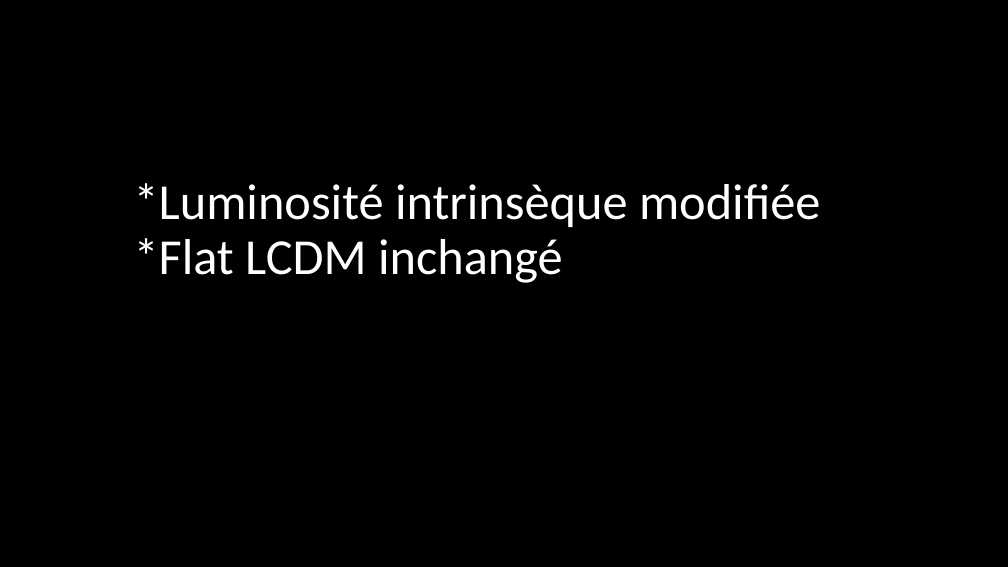
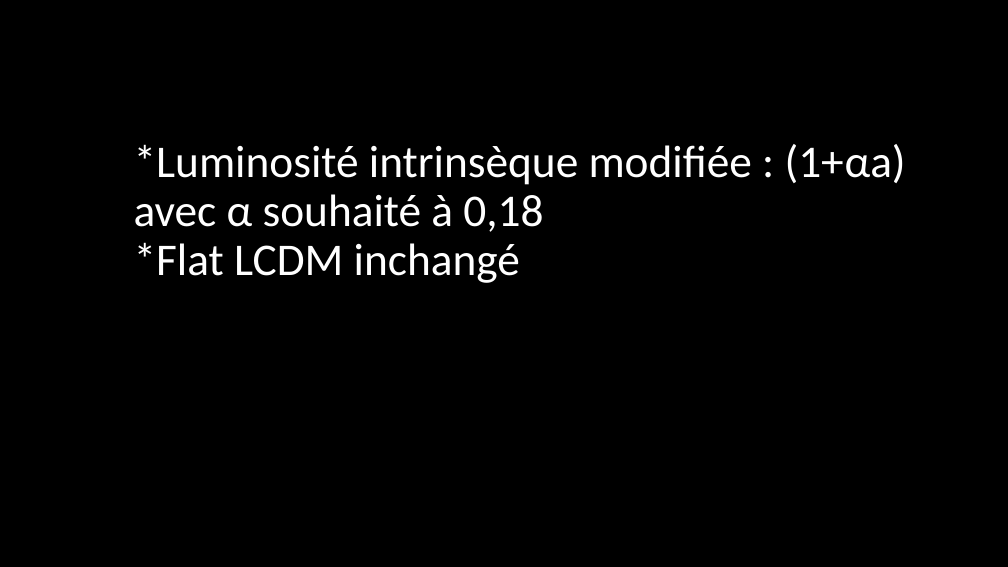
Before and after one commit to EmileD123/projet_recherche_DOSSO_Emile, a slide deck: slide 12 of 2-modèle G modifié/calibration/Récapitulatif chi2,HD,résidus.pptx (slide 11 before the commit). Drawn at 1008x567 pixels with LibreOffice and Linux fonts; fonts in the diff are those of the drawing. Boxes give left, top, right and bottom in pixels: in the first picture for what was removed or moved away, otherwise in the second. Text is boxed around its words. In the diff, an @@ line names an element or a change of style, - is before the commit and + after.

```diff
--- a/2-modèle G modifié/calibration/Récapitulatif chi2,HD,résidus.pptx
+++ b/2-modèle G modifié/calibration/Récapitulatif chi2,HD,résidus.pptx
@@ title at [134, 144, 906, 283]: text changed; size 48 to 43.2 pt @@
-*Luminosité intrinsèque modifiée
-*Flat LCDM inchangé
+*Luminosité intrinsèque modifiée : (1+αa) avec α souhaité à 0,18
+*Flat LCDM inchangé
```
Also in this commit, not shown: 2 slides added, 1 slide removed, 11 other files.
